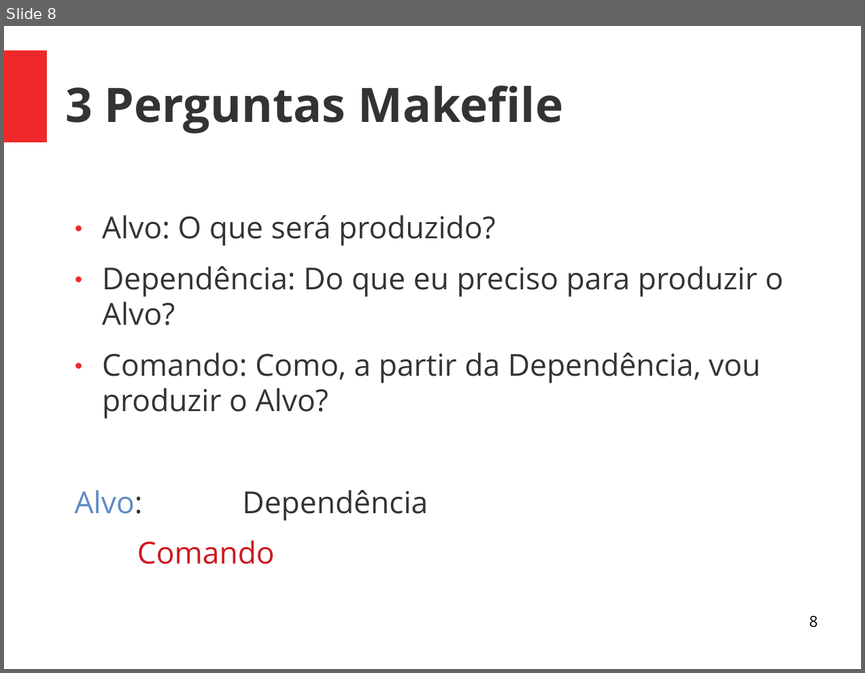
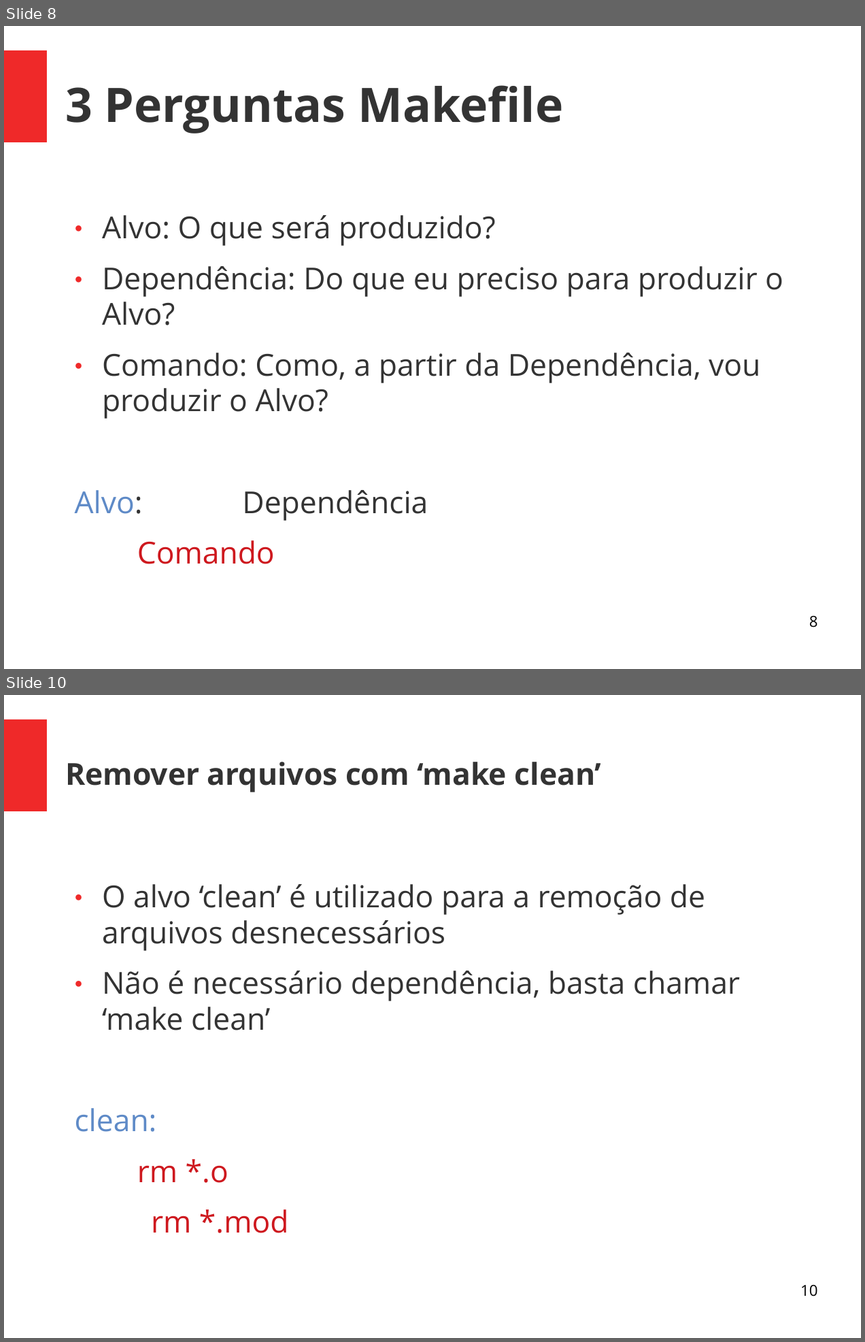
Before and after one commit to Geofisicando/curso-Makefile, a slide deck: slides/Apresentação_curso_Makefile.ppt. Shown one above the other, each under a label of ours: slide 8 before the commit, slides 8 and 10 after it; the slides between them are not shown. The pictures are 865x673 and 865x1342 pixels, drawn with LibreOffice and Linux fonts; fonts in the diff are those of the drawing. Boxes give left, top, right and bottom in pixels: in the first picture for what was removed or moved away, otherwise in the second. Text is boxed around its words. In the diff, an @@ line names an element or a change of style, - is before the commit and + after.

Commit message:
Slides do alvo clean adicionados

```diff
--- a/slides/Apresentação_curso_Makefile.ppt
+++ b/slides/Apresentação_curso_Makefile.ppt
@@ slide 10 added at (x1=4, y1=695, x2=861, y2=1338), background #FFFFFF; not listed: 1 template element that a slide beside it also shows @@
@@ title added at (x1=65, y1=762, x2=602, y2=792), 28 pt, text #333333, bold @@
+Remover arquivos com ‘make clean’
@@ text added at (x1=75, y1=884, x2=740, y2=1233), 28 pt, text #333333 @@
+● O alvo ‘clean’ é utilizado para a remoção de arquivos desnecessários
+● Não é necessário dependência, basta chamar ‘make clean’
+clean:
+rm *.o
+    rm *.mod
@@ page number added at (x1=800, y1=1285, x2=817, y2=1296), 14 pt, text #000000 @@
+10
```
Also in this commit, not shown: 2 slides changed, 1 other file.
